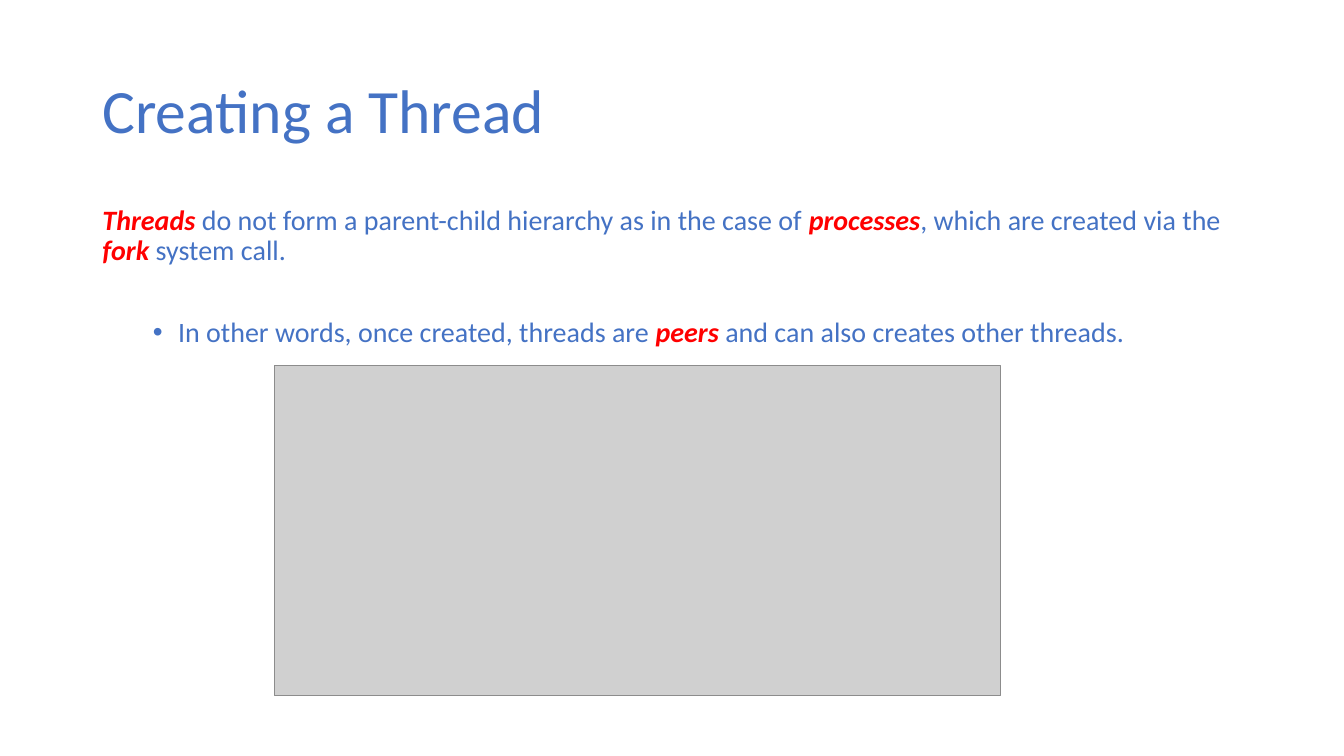
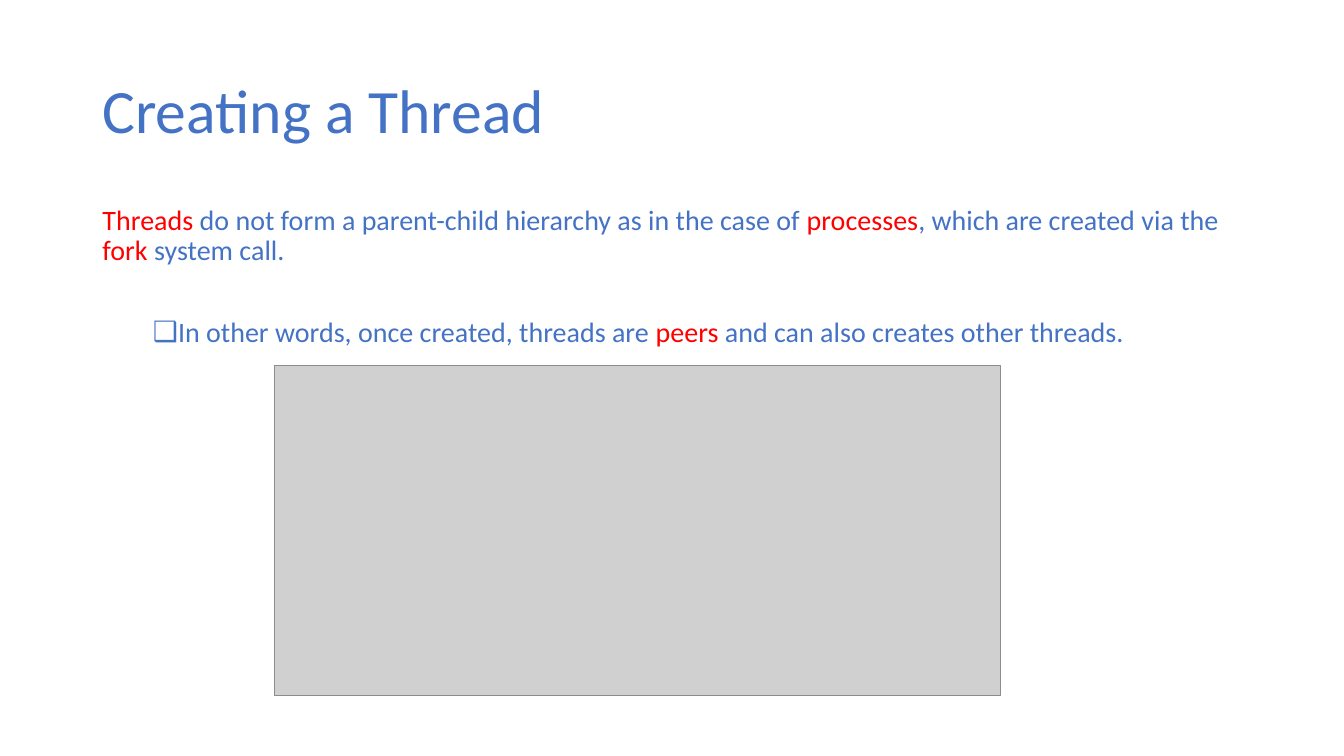
Before and after one commit to ekkapotc/PC, a slide deck: slide 6 of Slides/Lecture 4.pptx. Drawn at 1344x756 pixels with LibreOffice and Linux fonts; fonts in the diff are those of the drawing; grey boxes stand for pictures. Boxes give left, top, right and bottom in pixels: in the first picture for what was removed or moved away, otherwise in the second. Text is boxed around its words. In the diff, an @@ line names an element or a change of style, - is before the commit and + after.

```diff
--- a/Slides/Lecture 4.pptx
+++ b/Slides/Lecture 4.pptx
@@ text "Threads do not form a ..." at box(102, 210, 1218, 347): bold off, italic off in "Threads processes, fork", "peers"; bullet • to ❑ @@
```
Also in this commit, not shown: 5 other slides changed, 2 other files.
